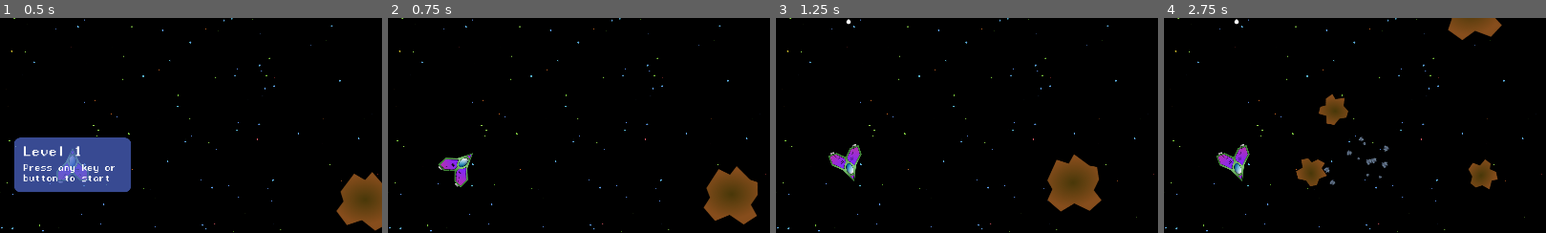
Above: before the commit, frames 1-4 (left to right).
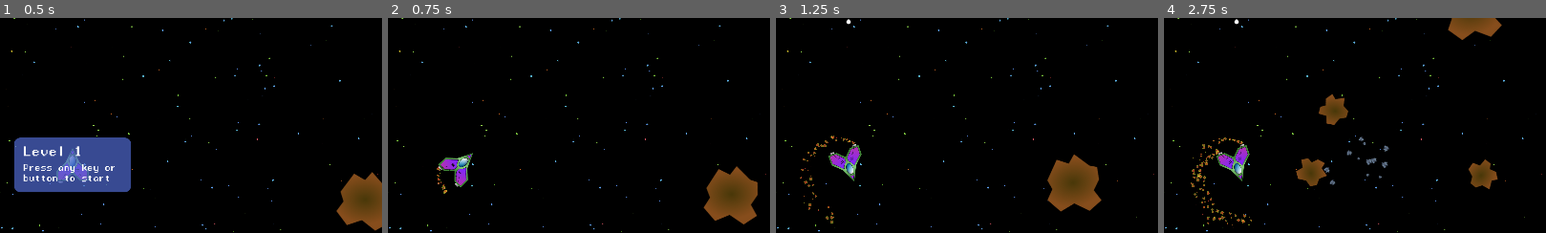
Above: after the commit, the same moments.

Repository: avrame/space-rocks-godot
Game: Godot game, scene res://Scenes/main.tscn
Same seed, same stepped clock (60 frames per second), same inputs: the game is played once before the commit and once after it. Sound files missing from this copy of the repository are replaced by a short silence.
Inputs:
- Up to frame 1 (0.5 s): no input
- Up to frame 2 (0.75 s): tap Enter at 0.5 s; hold Right (rotate-right) from 0.53 s (still down); hold Space (fire) from 0.53 s (still down)
- Up to frame 3 (1.25 s): keep holding Right (rotate-right); keep holding Space (fire)
- Up to frame 4 (2.75 s): release Right (rotate-right) at 1.28 s; release Space (fire) at 1.28 s; hold Left (rotate-left) 1.28-2.03 s; tap Space (fire) at 1.35 s; hold Right (rotate-right) from 2.03 s (still down); hold Space (fire) from 2.03 s (still down)
The pictures show only the part of the screen within x 40-90%, y 16-66%; the shares and areas given below are measured in that part.

Frame 1 is identical in both runs. In frame 2, less than 0.1% of the frame differs, in the area x 12-16%, y 69-82%; in frame 3, 0.2%; in frame 4, 0.5%, in the area x 7-23%, y 55-97%.

Commit message:
Added todo list

Diff:
--- a/Scripts/space_ship.gd
+++ b/Scripts/space_ship.gd
@@ -40,7 +40,10 @@
 	if rotate_input != 0:
 		var rotate_amount = delta * rotate_input * ROTATION_SPEED
 		rotate(rotate_amount)
-		#right_engine_stream.emitting = true
+		if rotate_input < 0:
+			right_engine_stream.emitting = true
+		else:
+			left_engine_stream.emitting = true
 
 	if thrust_input != 0:
 		velocity += thrust_input * Vector2.UP.rotated(rotation) * THRUST_SPEED
Not shown, added: DEV_LOG.md
